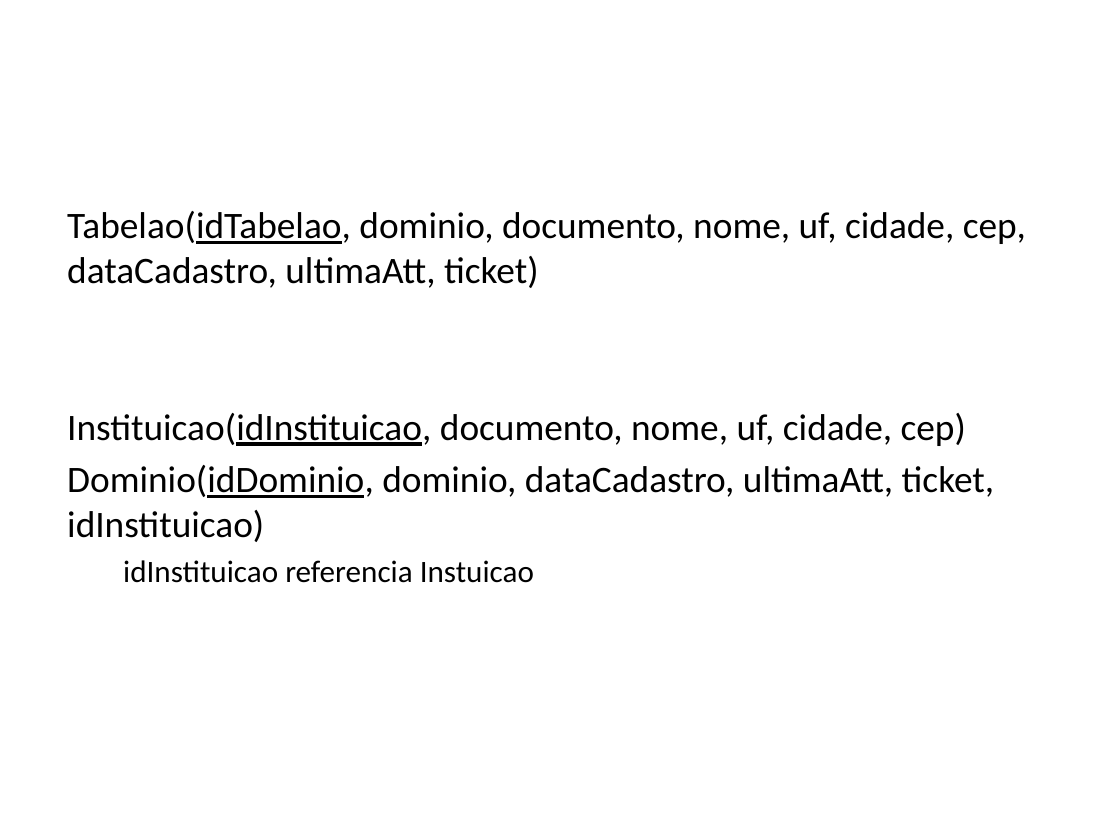
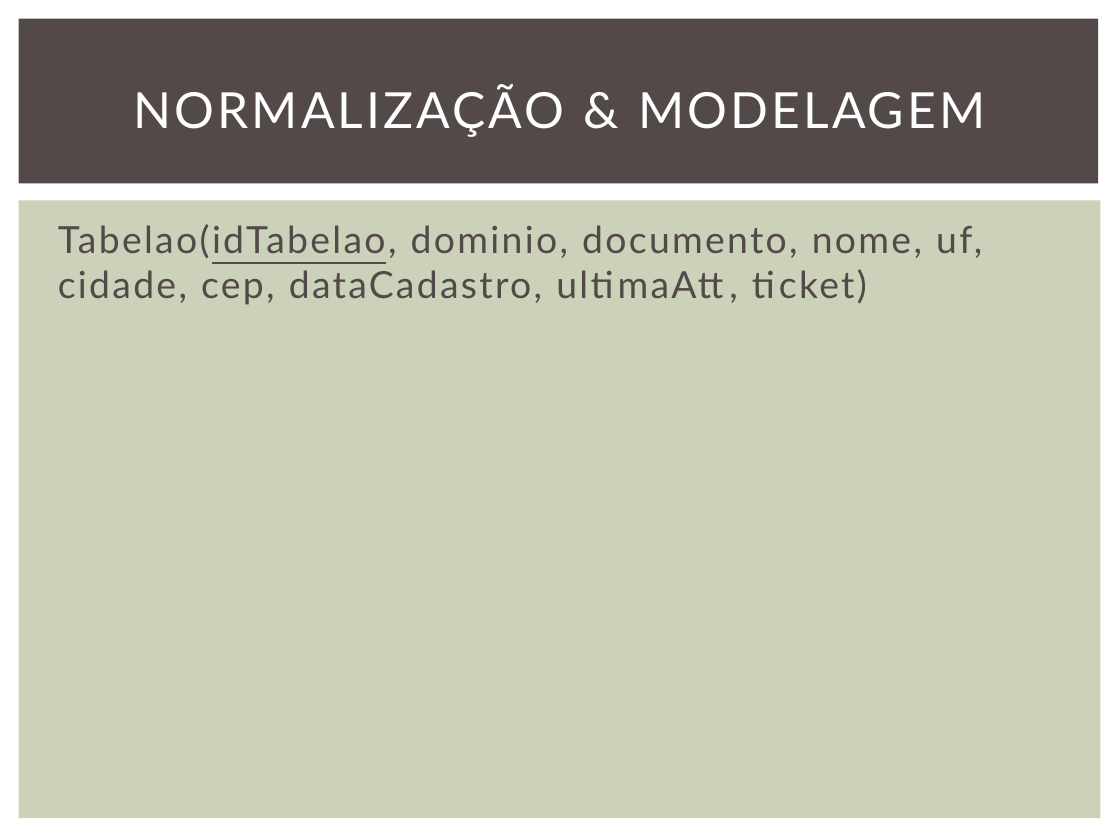
Before and after one commit to notzilly/fundBD-elc119, a slide deck: slide 5 of apresentacao.pptx (slide 3 before the commit). Drawn at 1120x840 pixels with LibreOffice and Linux fonts; fonts in the diff are those of the drawing. Boxes give left, top, right and bottom in pixels: in the first picture for what was removed or moved away, otherwise in the second. Text is boxed around its words. In the diff, an @@ line names an element or a change of style, - is before the commit and + after.

```diff
--- a/apresentacao.pptx
+++ b/apresentacao.pptx
@@ rectangle added at [19, 19, 1099, 184], fill #534949 @@
@@ title added at [133, 85, 985, 137], 32 pt, text #FFFFFF @@
+NORMALIZAÇÃO & MODELAGEM
@@ rectangle added at [19, 200, 1101, 819], fill #CCD1B9 @@
@@ text "Tabelao(idTabelao, dominio, documento, nome, uf, ...": place and size @@
-text "Tabelao(idTabelao, dominio, documento, nome, uf, ..." at [67, 211, 1026, 583]
+text "Tabelao(idTabelao, dominio, documento, nome, uf, ..." at [58, 224, 982, 305]
@@ text "Tabelao(idTabelao, dominio, documento, nome, uf, ..." at [58, 224, 982, 305]: font Calibri to Lato, text colour #000000 to #534949, letter spacing 0 to 1.5 pt @@
@@ text at [67, 413, 994, 583]: paragraphs removed @@
-Instituicao(idInstituicao, documento, nome, uf, cidade, cep)
-Dominio(idDominio, dominio, dataCadastro, ultimaAtt, ticket, idInstituicao)
-  idInstituicao referencia Instuicao
```
Also in this commit, not shown: 1 other slide changed, 10 slides added, 3 slides removed, 6 other files.
